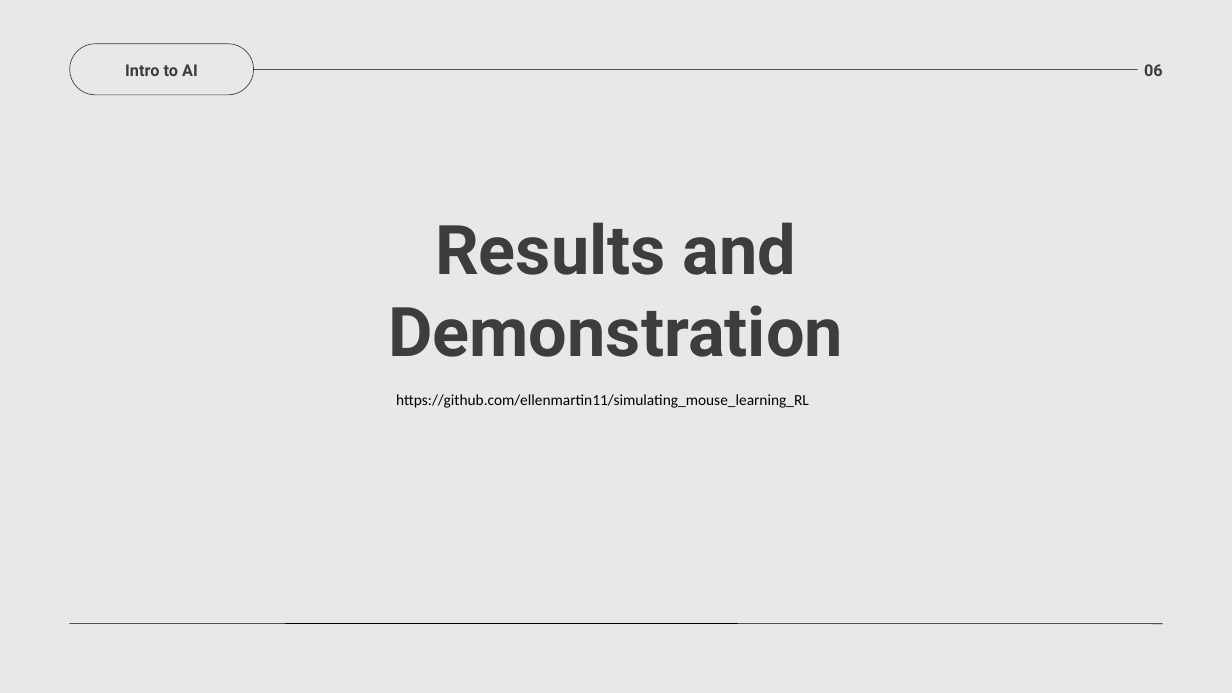
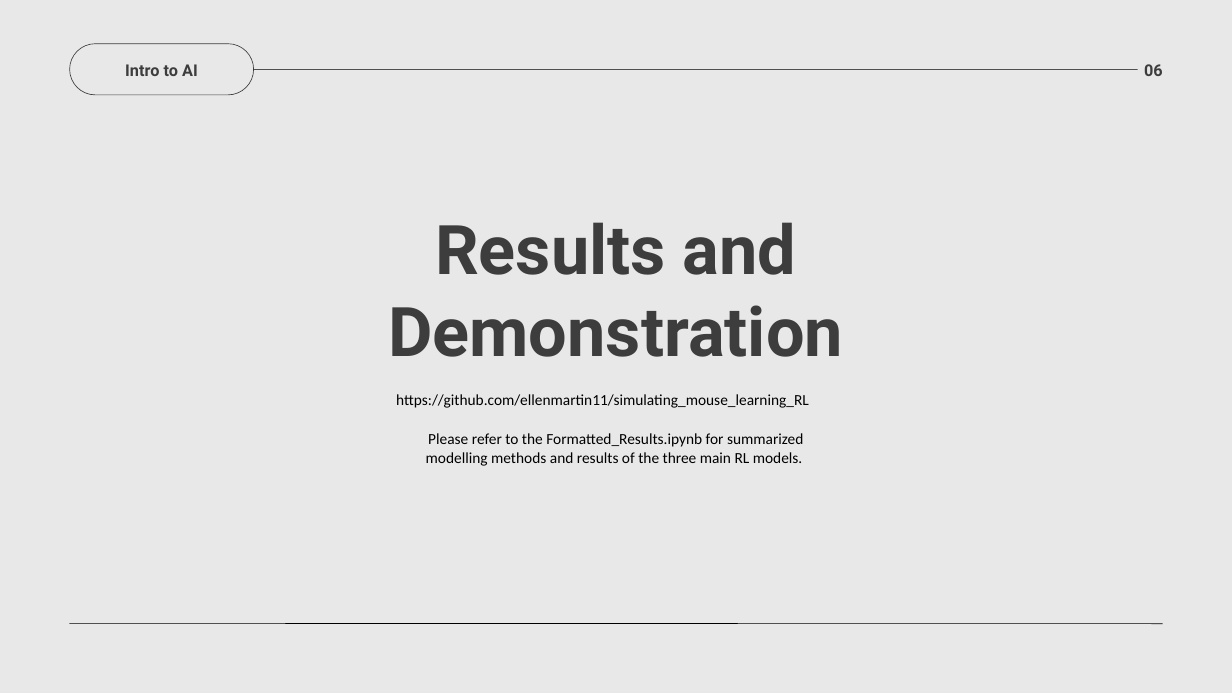
Before and after one commit to ellenmartin11/simulating_mouse_learning_RL, a slide deck: slide 6 of AI Project Presentation and Demo.pptx. Drawn at 1232x693 pixels with LibreOffice and Linux fonts; fonts in the diff are those of the drawing. Boxes give left, top, right and bottom in pixels: in the first picture for what was removed or moved away, otherwise in the second. Text is boxed around its words. In the diff, an @@ line names an element or a change of style, - is before the commit and + after.

Commit message:
updated slides and README

```diff
--- a/AI Project Presentation and Demo.pptx
+++ b/AI Project Presentation and Demo.pptx
@@ text added at box(426, 433, 803, 466), 18 pt, text #000000 @@
+Please refer to the Formatted_Results.ipynb for summarized modelling methods and results of the three main RL models.
```
Also in this commit, not shown: 1 other file.
